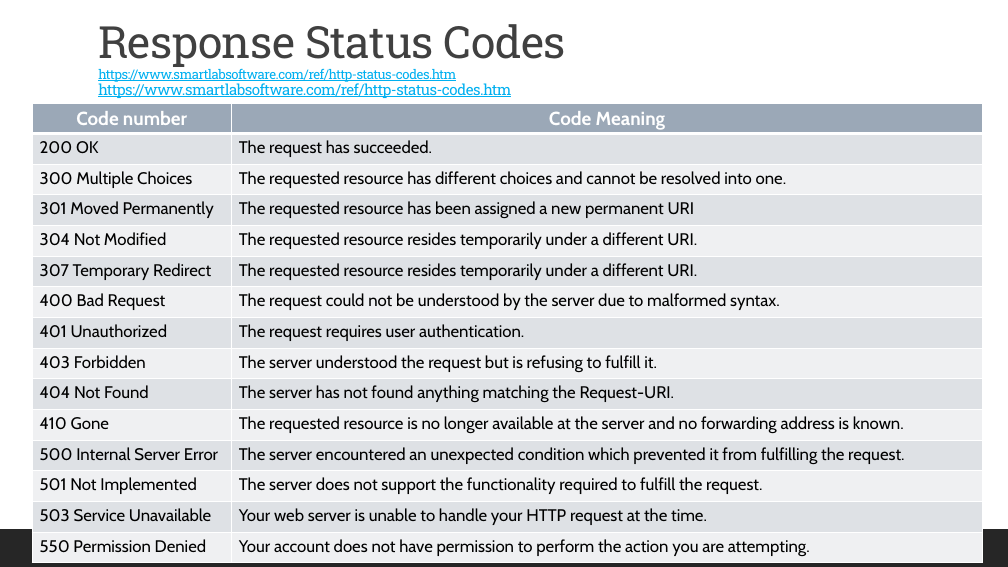
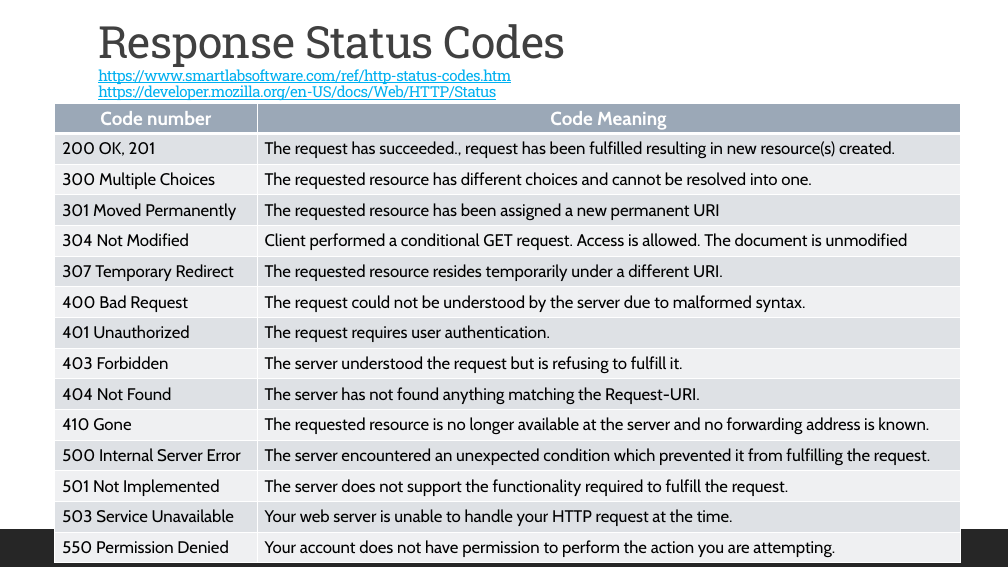
Before and after one commit to 2002-feb24-net/trainer-code, a slide deck: slide 12 of REPO_MarksCodeAndPPTs/DotNetPPTs/dotnetWeek3Ppts/D13_.NET_HTTPRequestLifeCycle.pptx. Drawn at 1008x567 pixels with LibreOffice and Linux fonts; fonts in the diff are those of the drawing. Boxes give left, top, right and bottom in pixels: in the first picture for what was removed or moved away, otherwise in the second. Text is boxed around its words. In the diff, an @@ line names an element or a change of style, - is before the commit and + after.

```diff
--- a/REPO_MarksCodeAndPPTs/DotNetPPTs/dotnetWeek3Ppts/D13_.NET_HTTPRequestLifeCycle.pptx
+++ b/REPO_MarksCodeAndPPTs/DotNetPPTs/dotnetWeek3Ppts/D13_.NET_HTTPRequestLifeCycle.pptx
@@ title at box(98, 24, 566, 101): text changed; size 12.6 to 14.4 pt @@
-Response Status Codes
-https://www.smartlabsoftware.com/ref/http-status-codes.htm
-https://www.smartlabsoftware.com/ref/http-status-codes.htm
+Response Status Codes
+https://www.smartlabsoftware.com/ref/http-status-codes.htm
+https://developer.mozilla.org/en-US/docs/Web/HTTP/Status
@@ table at box(54, 103, 960, 563) @@
-row 2, column 1: 200 OK
+row 2, column 1: 200 OK, 201
-row 2, column 2: The request has succeeded.
+row 2, column 2: The request has succeeded., request has been fulfilled resulting in new resource(s) created.
-row 5, column 2: The requested resource resides temporarily under a different URI.
+row 5, column 2: Client performed a conditional GET request. Access is allowed. The document is unmodified
@@ table: place and size @@
-table at box(32, 103, 983, 563)
+table at box(54, 103, 960, 563)
```
Also in this commit, not shown: 3 slides added, 4 other files.
